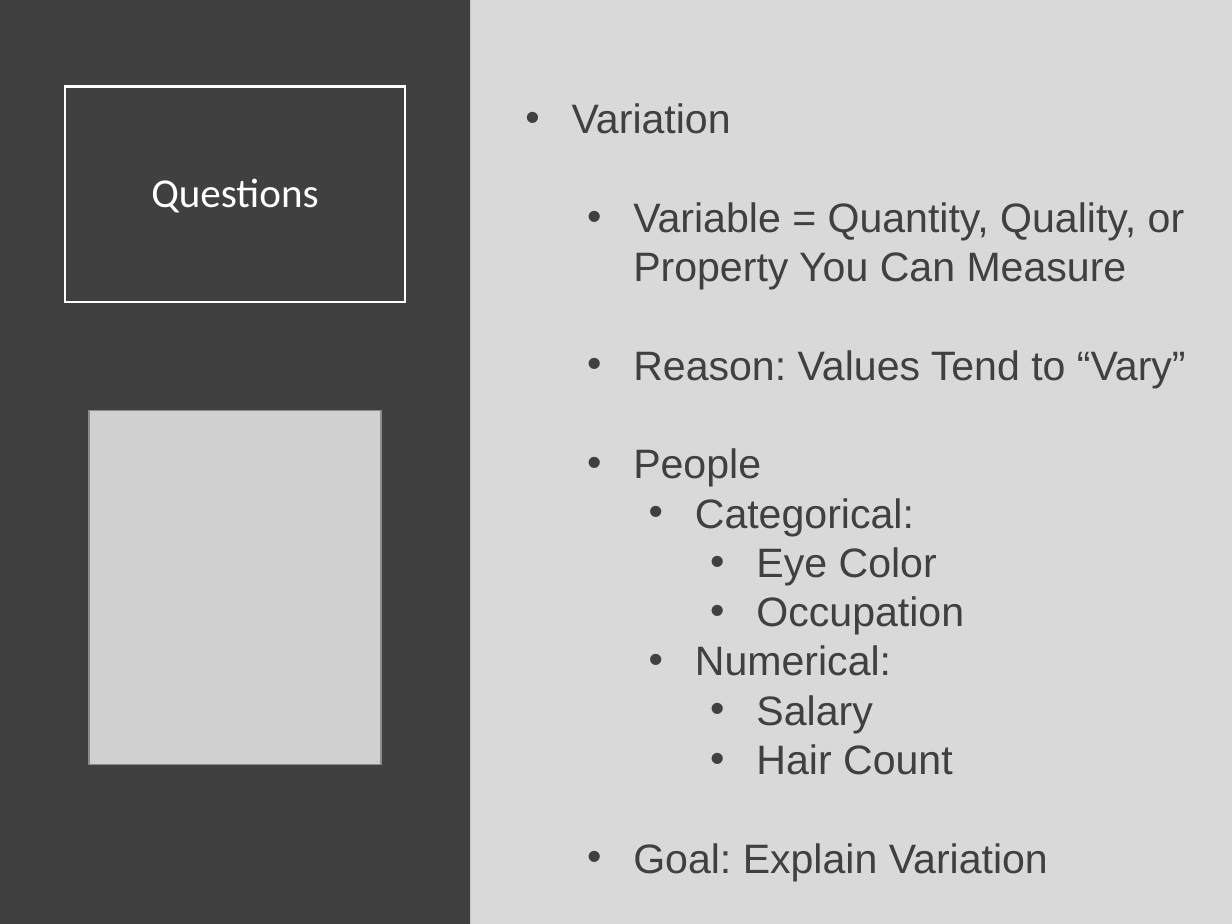
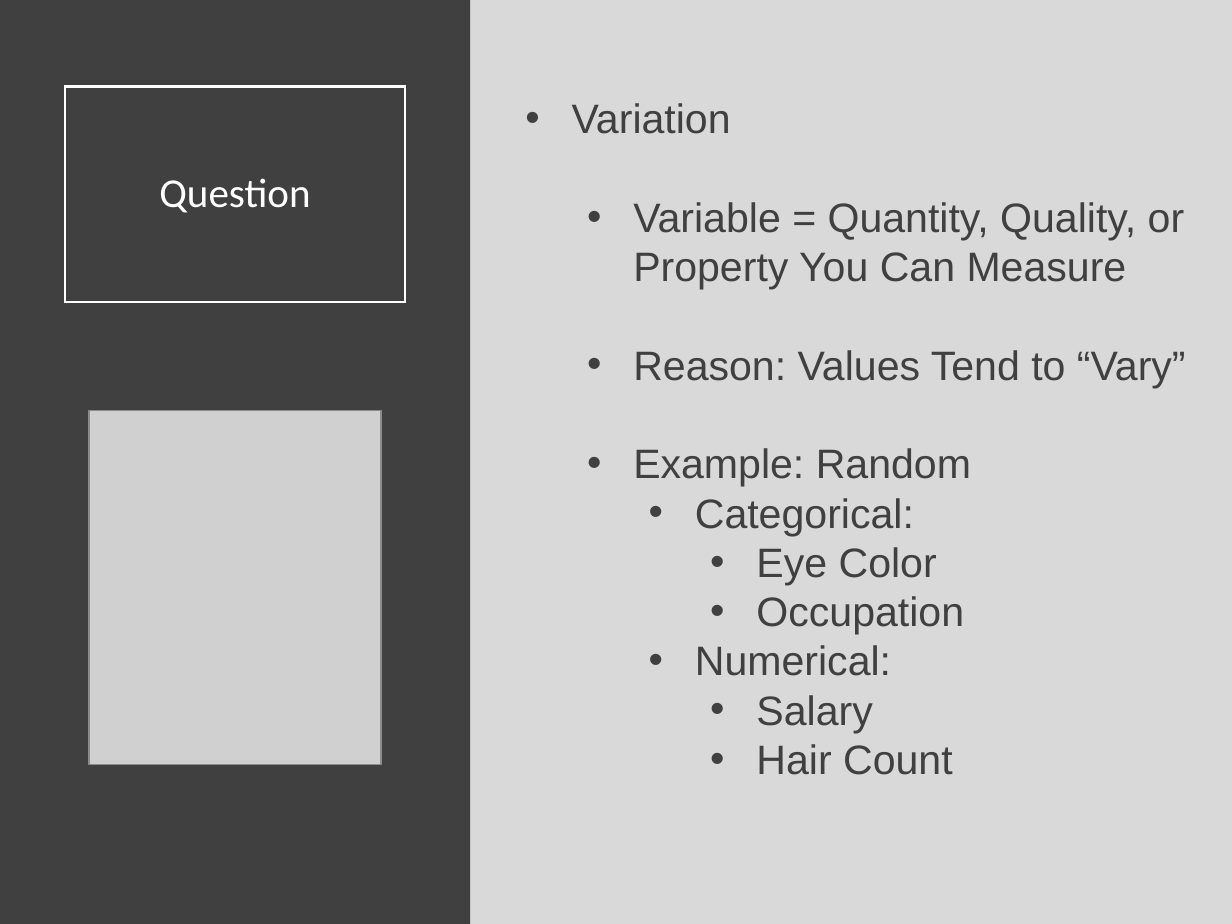
Before and after one commit to Yixf-Self/STOR320_WEBSITE, a slide deck: slide 6 of Lecture/Lecture 8/Lecture 8.pptx. Drawn at 1232x924 pixels with LibreOffice and Linux fonts; fonts in the diff are those of the drawing; grey boxes stand for pictures. Boxes give left, top, right and bottom in pixels: in the first picture for what was removed or moved away, otherwise in the second. Text is boxed around its words. In the diff, an @@ line names an element or a change of style, - is before the commit and + after.

```diff
--- a/Lecture/Lecture 8/Lecture 8.pptx
+++ b/Lecture/Lecture 8/Lecture 8.pptx
@@ title at (159,178,310,213): text changed @@
-Questions
+Question
@@ text at (633,448,971,487): text changed @@
-  • People
+  • Example: Random
@@ text at (633,843,1048,881): paragraph removed @@
-  • Goal: Explain Variation
```
Also in this commit, not shown: 5 other slides changed, 19 slides added, 1 slide removed, 7 other files.
